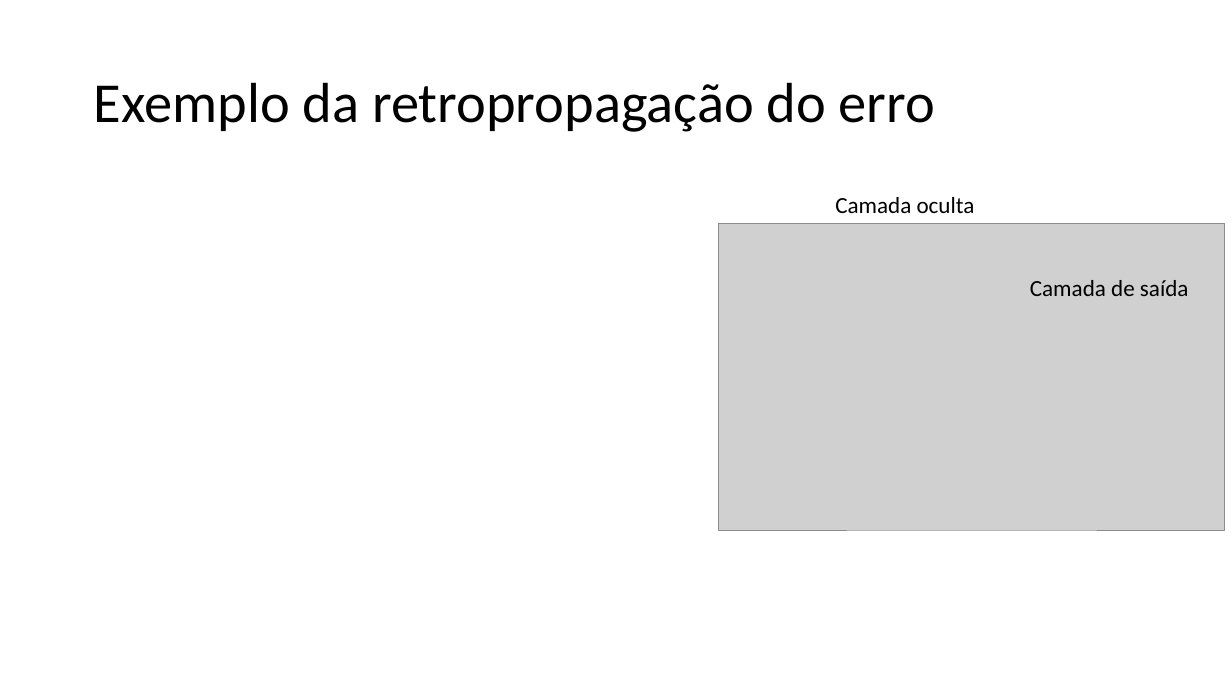
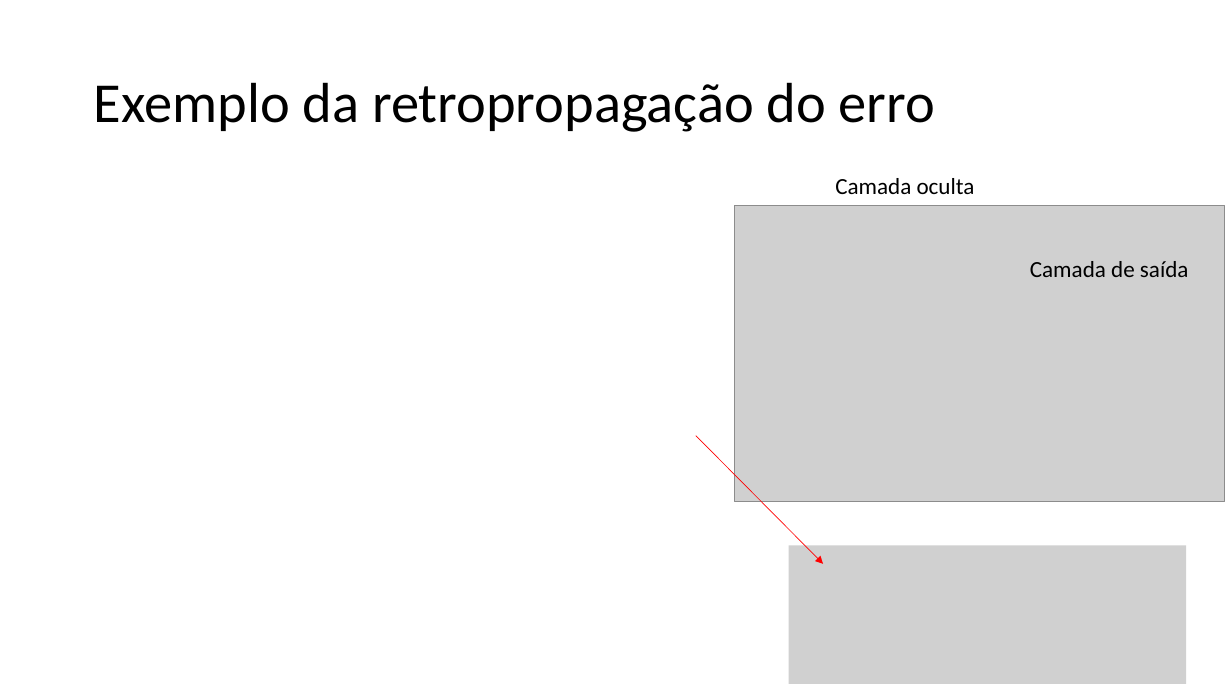
Before and after one commit to zz4fap/t320_aprendizado_de_maquina, a slide deck: slide 24 of slides/T320_Redes_Neurais_Artificiais (Parte III).pptx. Drawn at 1232x693 pixels with LibreOffice and Linux fonts; fonts in the diff are those of the drawing; grey boxes stand for pictures. Boxes give left, top, right and bottom in pixels: in the first picture for what was removed or moved away, otherwise in the second. Text is boxed around its words. In the diff, an @@ line names an element or a change of style, - is before the commit and + after.

```diff
--- a/slides/T320_Redes_Neurais_Artificiais (Parte III).pptx
+++ b/slides/T320_Redes_Neurais_Artificiais (Parte III).pptx
@@ text "Camada oculta": place and size @@
-text "Camada oculta" at (835,197,975,213)
+text "Camada oculta" at (835,178,975,194)
@@ picture: place and size @@
-picture at (719,224,1226,530)
+picture at (735,205,1226,502)
@@ text "Camada de saída": place and size @@
-text "Camada de saída" at (1030,280,1189,296)
+text "Camada de saída" at (1030,261,1189,277)
@@ arrow added from (696, 435) to (823, 564), #FF0000 0.5 pt @@
@@ picture added at (788,545,1186,684) @@
```
Also in this commit, not shown: 1 slide added, 1 slide removed, 3 other files.
